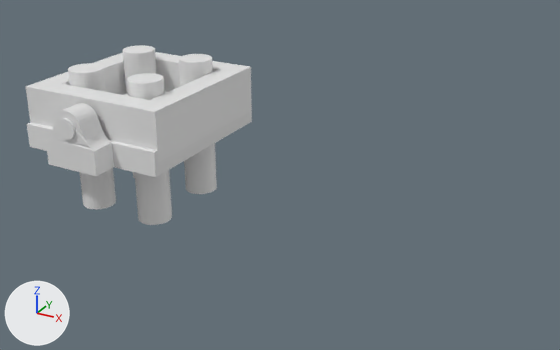
The Blender file Modelagem 3D/suporte sensor.blend: old version first, new version second.
Rendered twice from a 50 mm lens placed at (10.43, -11.99, 5.9), pointed at (3.8, 0.07, -0.14). Arrows for +X, +Y and +Z are at lower left; the lights stay in place.
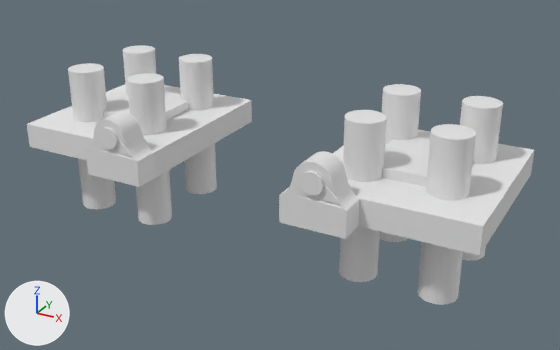
Location of each change, [x1, y1, x2, y2] in pixels of the pictures (560 x 350 px):
'Cube.013', added
    after: [333, 130, 534, 256]
'Cube.003', hidden
    before: [25, 80, 174, 163]
'Cylinder.011', added
    after: [417, 124, 476, 305]
'Cylinder.010', added
    after: [339, 110, 387, 282]
'Cube.004', hidden
    before: [151, 69, 240, 154]
'Cylinder.005', moved
    before: [47, 103, 111, 151]
    after: [86, 111, 154, 162]
'Cube.006', moved
    before: [46, 140, 114, 176]
    after: [86, 150, 156, 187]
'Cylinder.006', added
    after: [280, 151, 360, 211]
'Cube.007', added
    after: [279, 195, 360, 239]
'Cylinder.008', added
    after: [460, 96, 503, 261]
'Cylinder.009', added
    after: [380, 84, 421, 242]
'Cube.011', added
    after: [382, 137, 430, 187]
'Cube.001', hidden
    before: [120, 52, 252, 117]
'Cube.005', hidden
    before: [45, 54, 126, 95]
'Cylinder.004', moved
    before: [57, 118, 76, 140]
    after: [99, 127, 118, 149]
'Cylinder.007', added
    after: [300, 171, 324, 196]
'Cube.002', unchanged, uncovered by the edit
    before: [124, 91, 167, 96]
    after: [103, 91, 188, 120]

Edits to the bpy script that builds the scene:
```text
Change ob_cube_004:
    add ob_cube_004.hide_viewport = True
Change ob_cube_001:
    add ob_cube_001.hide_viewport = True
Change ob_cube_005:
    add ob_cube_005.hide_viewport = True
Change ob_cube_003:
    add ob_cube_003.hide_viewport = True
Change ob_cube_006:
    ob_cube_006.location: (-114.04, 33.03, 36.71) -> (-113.04, 33.03, 36.71)
Change ob_cylinder_005:
    ob_cylinder_005.location: (0.41, -1.73, 0.88) -> (1.41, -1.73, 0.88)
Change ob_cylinder_004:
    ob_cylinder_004.location: (0.41, -1.73, 0.88) -> (1.41, -1.73, 0.88)
Add ob_cylinder_006:
    ob_cylinder_006 = bpy.data.objects.new('Cylinder.006', me_cylinder_006.copy())  # the mesh of ob_cylinder_005
    ob_cylinder_006.location = (5.51, -1.73, 0.88)
    ob_cylinder_006.rotation_euler = (1.571, 0.0, 0.0)  # degrees (90, 0, 0)
    ob_cylinder_006.scale = (0.0035, 0.0035, 0.0025)
Add ob_cylinder_007:
    ob_cylinder_007 = bpy.data.objects.new('Cylinder.007', me_cylinder_007.copy())  # the mesh of ob_cylinder_004
    ob_cylinder_007.location = (5.51, -1.73, 0.88)
    ob_cylinder_007.rotation_euler = (1.571, 0.0, 0.0)  # degrees (90, 0, 0)
    ob_cylinder_007.scale = (0.002, 0.002, 0.003)
Add ob_cube_007:
    ob_cube_007 = bpy.data.objects.new('Cube.007', me_cube_008.copy())  # the mesh of ob_cube_006
    ob_cube_007.location = (-108.94, 33.03, 36.71)
Add ob_cylinder_008:
    ob_cylinder_008 = bpy.data.objects.new('Cylinder.008', me_cylinder_007.copy())  # the mesh of ob_cylinder_004
    ob_cylinder_008.parent = ob_cube_011
    ob_cylinder_008.location = (1.057, 0.925, 0.654)
    ob_cylinder_008.scale = (0.0035, 0.0035, 0.015)
Add ob_cube_011:
    ob_cube_011 = bpy.data.objects.new('Cube.011', me_cube_002.copy())  # the mesh of ob_cube_002
    ob_cube_011.location = (-106.09, 36.54, 36.12)
Add ob_cylinder_009:
    ob_cylinder_009 = bpy.data.objects.new('Cylinder.009', me_cylinder_007.copy())  # the mesh of ob_cylinder_004
    ob_cylinder_009.parent = ob_cube_011
    ob_cylinder_009.location = (-0.443, 0.925, 0.654)
    ob_cylinder_009.scale = (0.0035, 0.0035, 0.015)
Add ob_cylinder_010:
    ob_cylinder_010 = bpy.data.objects.new('Cylinder.010', me_cylinder_007.copy())  # the mesh of ob_cylinder_004
    ob_cylinder_010.parent = ob_cube_011
    ob_cylinder_010.location = (-0.443, -0.775, 0.654)
    ob_cylinder_010.scale = (0.0035, 0.0035, 0.015)
Add ob_cylinder_011:
    ob_cylinder_011 = bpy.data.objects.new('Cylinder.011', me_cylinder_007.copy())  # the mesh of ob_cylinder_004
    ob_cylinder_011.parent = ob_cube_011
    ob_cylinder_011.location = (1.057, -0.775, 0.654)
    ob_cylinder_011.scale = (0.0035, 0.0035, 0.015)
Add ob_cube_013:
    ob_cube_013 = bpy.data.objects.new('Cube.013', me_cube_013)  # a box spanning x -0.86..2.34, y -1.01..2.49, z 0.04..0.54; in mat_material_001 (white #e7e7e7)
    ob_cube_013.location = (5.77, -0.47, 0.0)
```
